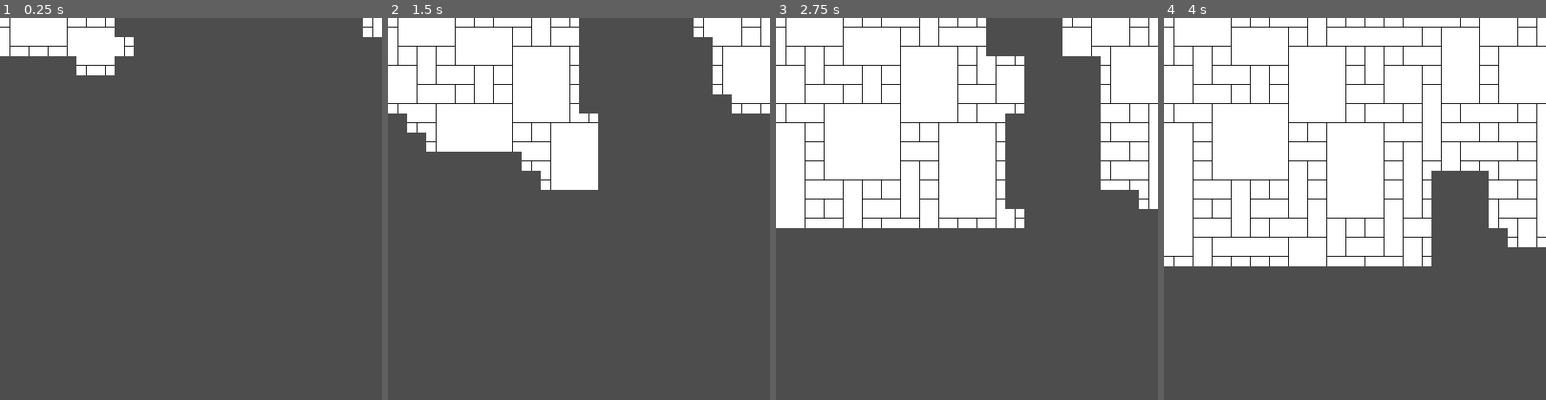
Above: before the commit, frames 1-4 (left to right).
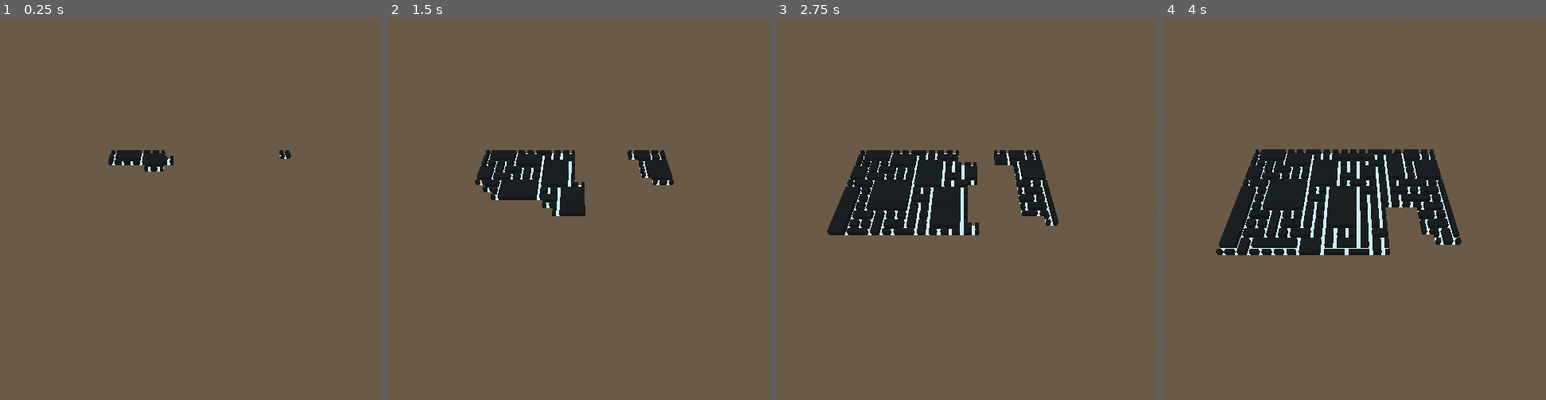
Above: after the commit, the same moments.

Repository: lilbernier/wfc-godot
Game: Godot game, scene res://scenes/3d_flat/wfc3d_flat.tscn
Two runs of this game, one before a commit and one after it. Both use one fixed random seed, a clock stepped at 60 frames per second and the inputs below. Before the commit the project starts from res://scenes/2d/wfc2d.tscn.
Inputs (mouse positions are in pixels of both pictures, inside the frame that each line leads up to):
- Up to frame 1 (0.25 s): no input
- Up to frame 2 (1.5 s): tap Enter at 0.5 s; move the mouse to (663, 189) at 0.52 s; hold D 0.53-1.25 s; tap Q at 0.6 s; click (663, 189) at 0.67 s; tap E at 0.8 s; drag from (502, 228) to (559, 285) at 1.27 s
- Up to frame 3 (2.75 s): move the mouse to (1005, 124) at 2.02 s; hold D from 2.03 s (still down); tap Shift at 2.1 s; click (1005, 124) at 2.17 s; tap Alt at 2.3 s
- Up to frame 4 (4 s): release D at 2.75 s; drag from (1335, 285) to (1240, 151) at 2.77 s; move the mouse to (1469, 266) at 3.52 s; hold A from 3.53 s (still down); tap Q at 3.6 s; click (1469, 266) at 3.67 s; tap E at 3.8 s

The runs differ from the first frame. In frame 1, 100% of the frame differs, in the area x 0-100%, y 0-100%; in frame 2, 100%; in frame 3, 100%; in frame 4, 100%.

Commit message:
added a 3d flat example of wfc setting up example scenes

Diff:
--- a/project.godot
+++ b/project.godot
@@ -11,7 +11,7 @@
 [application]
 
 config/name="wfc"
-run/main_scene="res://scenes/2d/wfc2d.tscn"
+run/main_scene="res://scenes/3d_flat/wfc3d_flat.tscn"
 config/features=PackedStringArray("4.1", "GL Compatibility")
 config/icon="res://icon.svg"
 
--- a/scenes/2d/wfc2d.tscn
+++ b/scenes/2d/wfc2d.tscn
@@ -7,7 +7,7 @@
 [ext_resource type="Resource" uid="uid://0xqar27lhpdh" path="res://tileSets/2d/right.tres" id="5_6yvtn"]
 [ext_resource type="Resource" uid="uid://xji2e0rtxkh8" path="res://tileSets/2d/up.tres" id="6_12as0"]
 
-[node name="wfc" type="Node2D"]
+[node name="wfc" type="Node"]
 script = ExtResource("1_fawom")
 tileSet = Array[Resource("res://scripts/wfc/tile.gd")]([ExtResource("2_0cstw"), ExtResource("3_huy6x"), ExtResource("4_6h5a0"), ExtResource("5_6yvtn"), ExtResource("6_12as0")])
 dimensions = 20
--- /dev/null
+++ b/scenes/3d_flat/tile_resources/blank.tres
@@ -0,0 +1,15 @@
+[gd_resource type="Resource" script_class="tile" load_steps=3 format=3 uid="uid://dhxnrpav7boru"]
+
+[ext_resource type="Script" path="res://scripts/wfc/tile.gd" id="1_lr01f"]
+[ext_resource type="PackedScene" uid="uid://partrc4whqjx" path="res://scenes/3d_flat/tile_scenes/blankScene.tscn" id="2_4yr46"]
+
+[resource]
+script = ExtResource("1_lr01f")
+title = "blank"
+tileScene = ExtResource("2_4yr46")
+filePath = "res://scenes/3d_flat/tile_resources/"
+fileType = ".tres"
+upperSiblingPaths = Array[String](["blank", "up"])
+lowerSiblingPaths = Array[String](["down", "blank"])
+rightSiblingPaths = Array[String](["right", "blank"])
+leftSiblingPaths = Array[String](["blank", "left"])
--- /dev/null
+++ b/scenes/3d_flat/tile_resources/down.tres
@@ -0,0 +1,15 @@
+[gd_resource type="Resource" script_class="tile" load_steps=3 format=3 uid="uid://bjrhymk81hvx4"]
+
+[ext_resource type="Script" path="res://scripts/wfc/tile.gd" id="1_doovt"]
+[ext_resource type="PackedScene" uid="uid://cjuprw7pb8vp1" path="res://scenes/3d_flat/tile_scenes/downScene.tscn" id="2_j12o0"]
+
+[resource]
+script = ExtResource("1_doovt")
+title = "down"
+tileScene = ExtResource("2_j12o0")
+filePath = "res://scenes/3d_flat/tile_resources/"
+fileType = ".tres"
+upperSiblingPaths = Array[String](["blank", "up"])
+lowerSiblingPaths = Array[String](["left", "right", "up"])
+rightSiblingPaths = Array[String](["down", "up", "left"])
+leftSiblingPaths = Array[String](["right", "down", "up"])
--- /dev/null
+++ b/scenes/3d_flat/tile_resources/left.tres
@@ -0,0 +1,15 @@
+[gd_resource type="Resource" script_class="tile" load_steps=3 format=3 uid="uid://dvy6dx7crro4y"]
+
+[ext_resource type="Script" path="res://scripts/wfc/tile.gd" id="1_t4lwm"]
+[ext_resource type="PackedScene" uid="uid://bmup2scs3ertq" path="res://scenes/3d_flat/tile_scenes/leftScene.tscn" id="2_x2cgx"]
+
+[resource]
+script = ExtResource("1_t4lwm")
+title = "left"
+tileScene = ExtResource("2_x2cgx")
+filePath = "res://scenes/3d_flat/tile_resources/"
+fileType = ".tres"
+upperSiblingPaths = Array[String](["down", "left", "right"])
+lowerSiblingPaths = Array[String](["up", "right", "left"])
+rightSiblingPaths = Array[String](["blank", "right"])
+leftSiblingPaths = Array[String](["down", "right", "up"])
--- /dev/null
+++ b/scenes/3d_flat/tile_resources/right.tres
@@ -0,0 +1,15 @@
+[gd_resource type="Resource" script_class="tile" load_steps=3 format=3 uid="uid://dr4heqypanw8b"]
+
+[ext_resource type="Script" path="res://scripts/wfc/tile.gd" id="1_1va1d"]
+[ext_resource type="PackedScene" uid="uid://bcixmhshhnw42" path="res://scenes/3d_flat/tile_scenes/rightScene.tscn" id="2_omhkb"]
+
+[resource]
+script = ExtResource("1_1va1d")
+title = "right"
+tileScene = ExtResource("2_omhkb")
+filePath = "res://scenes/3d_flat/tile_resources/"
+fileType = ".tres"
+upperSiblingPaths = Array[String](["down", "left", "right"])
+lowerSiblingPaths = Array[String](["up", "left", "right"])
+rightSiblingPaths = Array[String](["down", "left", "up"])
+leftSiblingPaths = Array[String](["blank", "left"])
--- /dev/null
+++ b/scenes/3d_flat/tile_resources/up.tres
@@ -0,0 +1,15 @@
+[gd_resource type="Resource" script_class="tile" load_steps=3 format=3 uid="uid://cyhjlmxur0hv"]
+
+[ext_resource type="Script" path="res://scripts/wfc/tile.gd" id="1_uphuk"]
+[ext_resource type="PackedScene" uid="uid://bjciokvjfoafd" path="res://scenes/3d_flat/tile_scenes/upScene.tscn" id="2_m1vss"]
+
+[resource]
+script = ExtResource("1_uphuk")
+title = "up"
+tileScene = ExtResource("2_m1vss")
+filePath = "res://scenes/3d_flat/tile_resources/"
+fileType = ".tres"
+upperSiblingPaths = Array[String](["down", "left", "right"])
+lowerSiblingPaths = Array[String](["blank", "down"])
+rightSiblingPaths = Array[String](["down", "left", "up"])
+leftSiblingPaths = Array[String](["right", "down", "up"])
--- /dev/null
+++ b/scenes/3d_flat/tile_scenes/blankScene.tscn
@@ -0,0 +1,8 @@
+[gd_scene load_steps=2 format=3 uid="uid://partrc4whqjx"]
+
+[ext_resource type="ArrayMesh" uid="uid://ch5d4baxp02ph" path="res://scenes/3d_flat/src/blank.obj" id="1_tbxve"]
+
+[node name="Blank" type="Node3D"]
+
+[node name="Blank" type="MeshInstance3D" parent="."]
+mesh = ExtResource("1_tbxve")
--- /dev/null
+++ b/scenes/3d_flat/tile_scenes/downScene.tscn
@@ -0,0 +1,8 @@
+[gd_scene load_steps=2 format=3 uid="uid://cjuprw7pb8vp1"]
+
+[ext_resource type="ArrayMesh" uid="uid://b1som0usfbxko" path="res://scenes/3d_flat/src/split.obj" id="1_w6ohm"]
+
+[node name="Down" type="Node3D"]
+
+[node name="Split" type="MeshInstance3D" parent="."]
+mesh = ExtResource("1_w6ohm")
--- /dev/null
+++ b/scenes/3d_flat/tile_scenes/leftScene.tscn
@@ -0,0 +1,9 @@
+[gd_scene load_steps=2 format=3 uid="uid://bmup2scs3ertq"]
+
+[ext_resource type="ArrayMesh" uid="uid://b1som0usfbxko" path="res://scenes/3d_flat/src/split.obj" id="1_6xxvh"]
+
+[node name="Left" type="Node3D"]
+
+[node name="Split" type="MeshInstance3D" parent="."]
+transform = Transform3D(-4.37114e-08, 0, -1, 0, 1, 0, 1, 0, -4.37114e-08, 0, 0, 0)
+mesh = ExtResource("1_6xxvh")
--- /dev/null
+++ b/scenes/3d_flat/tile_scenes/rightScene.tscn
@@ -0,0 +1,9 @@
+[gd_scene load_steps=2 format=3 uid="uid://bcixmhshhnw42"]
+
+[ext_resource type="ArrayMesh" uid="uid://b1som0usfbxko" path="res://scenes/3d_flat/src/split.obj" id="1_momwj"]
+
+[node name="Right" type="Node3D"]
+
+[node name="Split" type="MeshInstance3D" parent="."]
+transform = Transform3D(-4.37114e-08, 0, 1, 0, 1, 0, -1, 0, -4.37114e-08, 0, 0, 0)
+mesh = ExtResource("1_momwj")
--- /dev/null
+++ b/scenes/3d_flat/tile_scenes/upScene.tscn
@@ -0,0 +1,9 @@
+[gd_scene load_steps=2 format=3 uid="uid://bjciokvjfoafd"]
+
+[ext_resource type="ArrayMesh" uid="uid://b1som0usfbxko" path="res://scenes/3d_flat/src/split.obj" id="1_f3hpi"]
+
+[node name="Up" type="Node3D"]
+
+[node name="Split" type="MeshInstance3D" parent="."]
+transform = Transform3D(-1, 0, -8.74228e-08, 0, 1, 0, 8.74228e-08, 0, -1, 0, 0, 0)
+mesh = ExtResource("1_f3hpi")
--- /dev/null
+++ b/scenes/3d_flat/wfc3d_flat.tscn
@@ -0,0 +1,34 @@
+[gd_scene load_steps=11 format=3 uid="uid://dd5encr8tqwyl"]
+
+[ext_resource type="Script" path="res://scripts/wfc/wfc.gd" id="1_cu1iq"]
+[ext_resource type="Resource" uid="uid://dhxnrpav7boru" path="res://scenes/3d_flat/tile_resources/blank.tres" id="2_8524v"]
+[ext_resource type="Resource" uid="uid://bjrhymk81hvx4" path="res://scenes/3d_flat/tile_resources/down.tres" id="3_ht0ho"]
+[ext_resource type="Resource" uid="uid://dvy6dx7crro4y" path="res://scenes/3d_flat/tile_resources/left.tres" id="4_l2ec4"]
+[ext_resource type="Resource" uid="uid://dr4heqypanw8b" path="res://scenes/3d_flat/tile_resources/right.tres" id="5_gja7t"]
+[ext_resource type="Resource" uid="uid://cyhjlmxur0hv" path="res://scenes/3d_flat/tile_resources/up.tres" id="6_nv4o3"]
+[ext_resource type="Script" path="res://scripts/FreelookCamera.gd" id="7_nji5f"]
+
+[sub_resource type="ProceduralSkyMaterial" id="ProceduralSkyMaterial_uxbt5"]
+
+[sub_resource type="Sky" id="Sky_3vlay"]
+sky_material = SubResource("ProceduralSkyMaterial_uxbt5")
+
+[sub_resource type="Environment" id="Environment_k4hqy"]
+background_mode = 2
+background_energy_multiplier = 2.09
+sky = SubResource("Sky_3vlay")
+
+[node name="wfc" type="Node"]
+script = ExtResource("1_cu1iq")
+tileSet = Array[Resource("res://scripts/wfc/tile.gd")]([ExtResource("2_8524v"), ExtResource("3_ht0ho"), ExtResource("4_l2ec4"), ExtResource("5_gja7t"), ExtResource("6_nv4o3")])
+dimensions = 20
+spacing = 2
+generationSpeed = 0.01
+is3D = true
+
+[node name="Camera3D" type="Camera3D" parent="."]
+transform = Transform3D(1, 0, 0, 0, 0.624657, 0.780899, 0, -0.780899, 0.624657, 16.9043, 36.5073, 44.4984)
+script = ExtResource("7_nji5f")
+
+[node name="WorldEnvironment" type="WorldEnvironment" parent="."]
+environment = SubResource("Environment_k4hqy")
--- /dev/null
+++ b/scripts/FreelookCamera.gd
@@ -0,0 +1,116 @@
+class_name FreeLookCamera extends Camera3D
+
+# Modifier keys' speed multiplier
+const SHIFT_MULTIPLIER = 2.5
+const ALT_MULTIPLIER = 1.0 / SHIFT_MULTIPLIER
+
+
+@export_range(0.0, 1.0) var sensitivity: float = 0.25
+
+# Mouse state
+var _mouse_position = Vector2(0.0, 0.0)
+var _total_pitch = 0.0
+
+# Movement state
+var _direction = Vector3(0.0, 0.0, 0.0)
+var _velocity = Vector3(0.0, 0.0, 0.0)
+var _acceleration = 30
+var _deceleration = -10
+var _vel_multiplier = 4
+
+# Keyboard state
+var _w = false
+var _s = false
+var _a = false
+var _d = false
+var _q = false
+var _e = false
+var _shift = false
+var _alt = false
+
+func _input(event):
+	# Receives mouse motion
+	if event is InputEventMouseMotion:
+		_mouse_position = event.relative
+
+	# Receives mouse button input
+	if event is InputEventMouseButton:
+		match event.button_index:
+			MOUSE_BUTTON_RIGHT: # Only allows rotation if right click down
+				Input.set_mouse_mode(Input.MOUSE_MODE_CAPTURED if event.pressed else Input.MOUSE_MODE_VISIBLE)
+			MOUSE_BUTTON_WHEEL_UP: # Increases max velocity
+				_vel_multiplier = clamp(_vel_multiplier * 1.1, 0.2, 20)
+			MOUSE_BUTTON_WHEEL_DOWN: # Decereases max velocity
+				_vel_multiplier = clamp(_vel_multiplier / 1.1, 0.2, 20)
+
+	# Receives key input
+	if event is InputEventKey:
+		match event.keycode:
+			KEY_W:
+				_w = event.pressed
+			KEY_S:
+				_s = event.pressed
+			KEY_A:
+				_a = event.pressed
+			KEY_D:
+				_d = event.pressed
+			KEY_Q:
+				_q = event.pressed
+			KEY_E:
+				_e = event.pressed
+			KEY_SHIFT:
+				_shift = event.pressed
+			KEY_ALT:
+				_alt = event.pressed
+
+# Updates mouselook and movement every frame
+func _process(delta):
+	_update_mouselook()
+	_update_movement(delta)
+
+# Updates camera movement
+func _update_movement(delta):
+	# Computes desired direction from key states
+	_direction = Vector3(
+		(_d as float) - (_a as float),
+		(_e as float) - (_q as float),
+		(_s as float) - (_w as float)
+	)
+
+	# Computes the change in velocity due to desired direction and "drag"
+	# The "drag" is a constant acceleration on the camera to bring it's velocity to 0
+	var offset = _direction.normalized() * _acceleration * _vel_multiplier * delta \
+		+ _velocity.normalized() * _deceleration * _vel_multiplier * delta
+
+	# Compute modifiers' speed multiplier
+	var speed_multi = 1
+	if _shift: speed_multi *= SHIFT_MULTIPLIER
+	if _alt: speed_multi *= ALT_MULTIPLIER
+
+	# Checks if we should bother translating the camera
+	if _direction == Vector3.ZERO and offset.length_squared() > _velocity.length_squared():
+		# Sets the velocity to 0 to prevent jittering due to imperfect deceleration
+		_velocity = Vector3.ZERO
+	else:
+		# Clamps speed to stay within maximum value (_vel_multiplier)
+		_velocity.x = clamp(_velocity.x + offset.x, -_vel_multiplier, _vel_multiplier)
+		_velocity.y = clamp(_velocity.y + offset.y, -_vel_multiplier, _vel_multiplier)
+		_velocity.z = clamp(_velocity.z + offset.z, -_vel_multiplier, _vel_multiplier)
+
+		translate(_velocity * delta * speed_multi)
+
+# Updates mouse look
+func _update_mouselook():
+	# Only rotates mouse if the mouse is captured
+	if Input.get_mouse_mode() == Input.MOUSE_MODE_CAPTURED:
+		_mouse_position *= sensitivity
+		var yaw = _mouse_position.x
+		var pitch = _mouse_position.y
+		_mouse_position = Vector2(0, 0)
+
+		# Prevents looking up/down too far
+		pitch = clamp(pitch, -90 - _total_pitch, 90 - _total_pitch)
+		_total_pitch += pitch
+
+		rotate_y(deg_to_rad(-yaw))
+		rotate_object_local(Vector3(1,0,0), deg_to_rad(-pitch))
--- a/scripts/wfc/cell.gd
+++ b/scripts/wfc/cell.gd
@@ -12,6 +12,7 @@
 
 var position = null
 
+var is3D = false
 
 func collapse():
 	collapsed = true
@@ -24,7 +25,9 @@
 func collapseCell(_tile):
 	cellTile = _tile
 	var newScene = cellTile.tileScene.instantiate()
-	newScene.position = position
+	if(is3D): newScene.position = Vector3(position.x, 0, position.y)
+	else: newScene.position = position
+
 	add_child(newScene)
 
 
--- a/scripts/wfc/wfc.gd
+++ b/scripts/wfc/wfc.gd
@@ -1,4 +1,4 @@
-extends Node2D
+extends Node
 class_name wfc
 
 @export var tileSet: Array[tile] = []
@@ -8,6 +8,8 @@
 var grid = []
 
 @export var generationSpeed: float = 0;
+
+@export var is3D: bool = false;
 
 # Called when the node enters the scene tree for the first time.
 func _ready():
@@ -103,6 +105,8 @@
 	node.options = tileSet.duplicate()
 	node.totalOptions = tileSet.duplicate()
 	node.collapsed = false
+	node.is3D = is3D
+
 	#node.collapseCell(tileSet[0])
 	return node
 
Not shown, added: scenes/3d_flat/src/blank.mtl
Not shown, added: scenes/3d_flat/src/blank.obj
Not shown, added: scenes/3d_flat/src/blank.obj.import
Not shown, added: scenes/3d_flat/src/empty.mtl
Not shown, added: scenes/3d_flat/src/empty.obj
Not shown, added: scenes/3d_flat/src/empty.obj.import
Not shown, added: scenes/3d_flat/src/split.mtl
Not shown, added: scenes/3d_flat/src/split.obj
Not shown, added: scenes/3d_flat/src/split.obj.import
